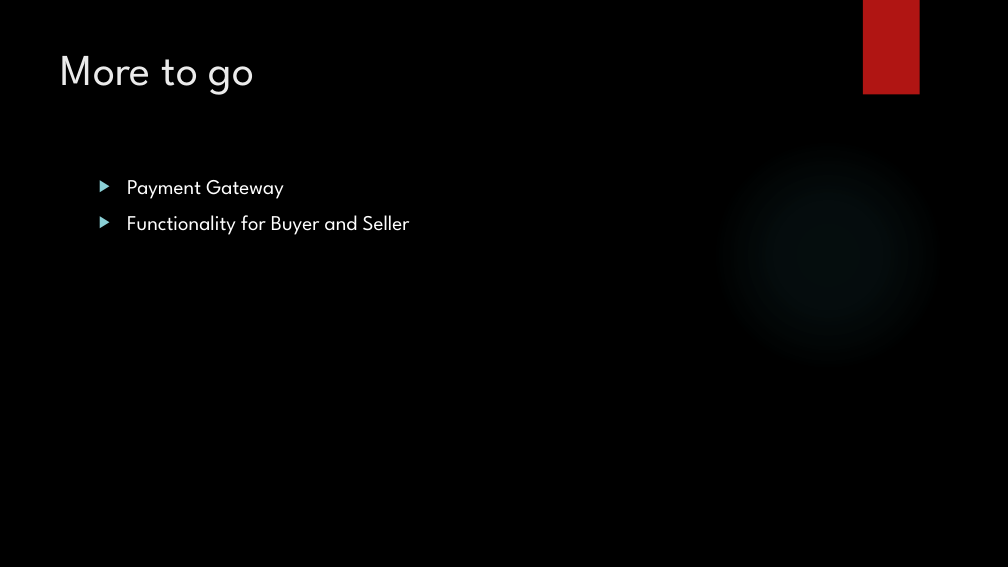
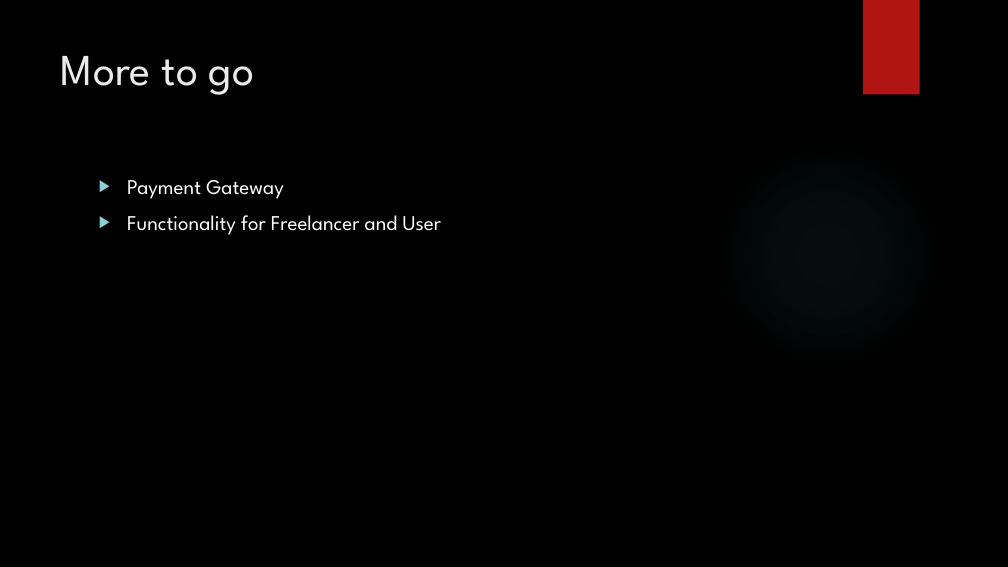
Before and after one commit to suyanthapa/Freelancing-Project, a slide deck: slide 18 of Documentation/Freelancing-Platform.pptx. Drawn at 1008x567 pixels with LibreOffice and Linux fonts; fonts in the diff are those of the drawing; background and template pictures are left out. Boxes give left, top, right and bottom in pixels: in the first picture for what was removed or moved away, otherwise in the second. Text is boxed around its words. In the diff, an @@ line names an element or a change of style, - is before the commit and + after.

```diff
--- a/Documentation/Freelancing-Platform.pptx
+++ b/Documentation/Freelancing-Platform.pptx
@@ text at box(127, 215, 442, 235): text changed @@
-▶ Functionality for Buyer and Seller
+▶ Functionality for Freelancer and User
```
Also in this commit, not shown: 1 other slide changed, 2 slides added, 2 slides removed, 7 other files.
